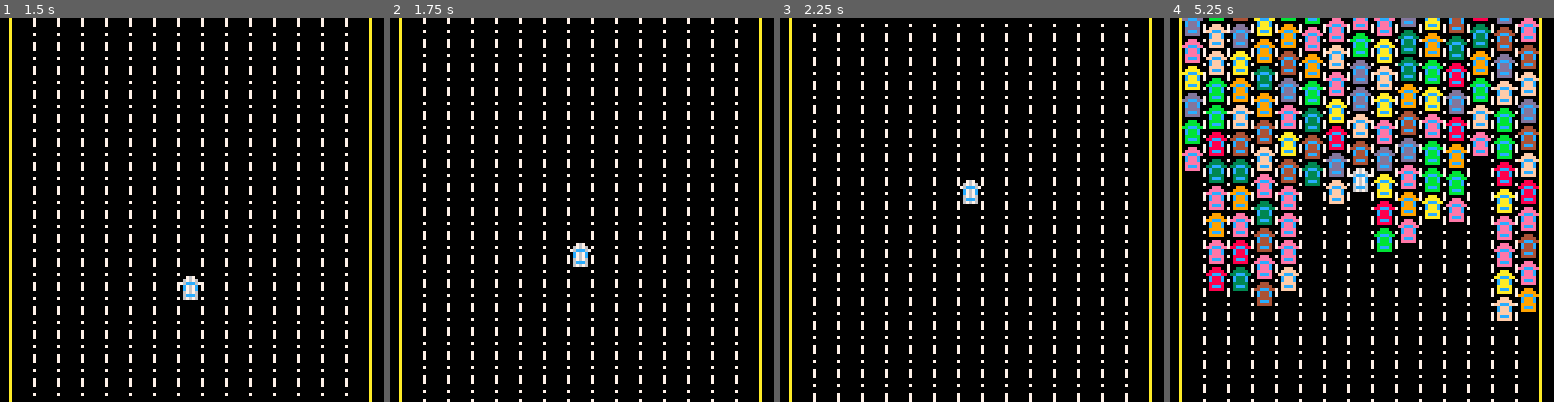
Above: before the commit, frames 1-4 (left to right).
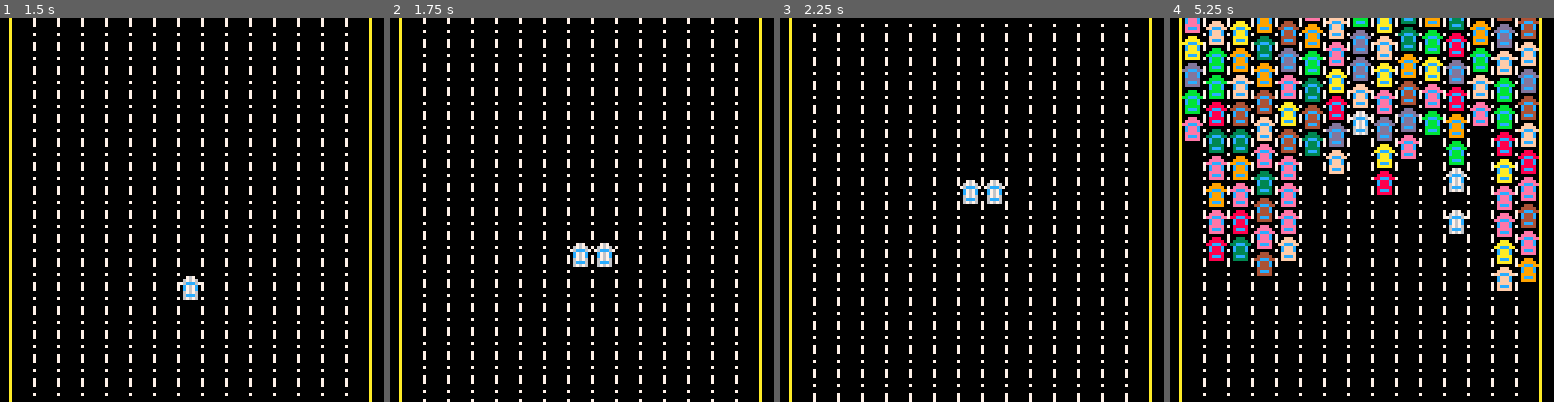
Above: after the commit, the same moments.

Repository: jcwilk/traffic_world
Game: PICO-8 cartridge traffic_world.p8
Same seed, same stepped clock (60 frames per second), same inputs: the game is played once before the commit and once after it.
Inputs:
- Up to frame 1 (1.5 s): no input
- Up to frame 2 (1.75 s): hold Right from 1.6 s (still down)
- Up to frame 3 (2.25 s): release Right at 2.1 s
- Up to frame 4 (5.25 s): hold Right 2.47-3.03 s; hold Left 3.08-3.58 s; hold Right 4.02-4.68 s; hold Left from 5.08 s (still down)

Frame 1 is identical in both runs. In frame 2, 0.2% of the frame differs, in the area x 53-59%, y 58-65%; in frame 3, 0.2%; in frame 4, 41%, in the area x 3-97%, y 0-100%.

Commit message:
Mostly working so slide between lanes

Diff:
--- /dev/null
+++ b/lanes.lua
@@ -0,0 +1,109 @@
+-- START LIB
+make_lane = (function()
+  local car_space_height = 9
+  local offset_threshold = 30
+  local min_velocity = .25
+  local max_velocity = .5
+
+  local function draw_lane(lane)
+    local car
+    local total_offset = lane.offset
+    local first_to_draw = flr((camera_y-total_offset) / car_space_height)
+    local last_to_draw = first_to_draw + ceil(128 / car_space_height) + 1
+
+    if #lane.cars > 0 and last_to_draw >= 1 and first_to_draw <= #lane.cars then
+      first_to_draw = max(1,first_to_draw)
+      last_to_draw = min(#lane.cars,last_to_draw)
+
+      for i=first_to_draw,last_to_draw do
+        lane.cars[i].renderer:draw()
+      end
+    end
+  end
+
+  local function update_lane(lane)
+    lane.offset+=lane.v
+    if lane.offset > offset_threshold and lane.v > -min_velocity then
+      lane.v-= rnd(max_velocity-min_velocity)
+    elseif lane.offset < -offset_threshold and lane.v < min_velocity then
+      lane.v+= rnd(max_velocity-min_velocity)
+    end
+  end
+
+  local function try_lane_switch_from_neighbors(lane)
+    -- local
+    -- for i in all({lane.index-1,lane.index+1}) do
+
+    -- end
+  end
+
+  local function get_tail_y(lane)
+    return lane.offset + #lane.cars * car_space_height
+  end
+
+  local function lane_renderer_draw(renderer)
+    renderer.car:draw(lane_index_to_car_x(renderer.lane.index),renderer:get_y())
+  end
+
+  local function lane_renderer_get_y(renderer)
+    return renderer.lane.offset + (renderer.car_index-1) * car_space_height
+  end
+
+  local function make_lane_renderer(lane,car,car_index)
+    return {
+      lane=lane,
+      car=car,
+      car_index=car_index,
+      draw=lane_renderer_draw,
+      get_y=lane_renderer_get_y
+    }
+  end
+
+  local function lane_append_car(lane,car)
+    car.renderer = make_lane_renderer(lane,car,#lane.cars+1)
+    add(lane.cars,car)
+  end
+
+  local function get_car_index_at_y(lane,y)
+    return ceil((y-lane.offset) / car_space_height)
+  end
+
+  local function lane_crash_in(lane,car)
+    local y = car.renderer:get_y()
+    local target_car_index = lane:get_car_index_at_y(y)
+    if target_car_index <= #lane.cars then
+      local car_i
+      for i=#lane.cars,target_car_index,-1 do
+        car_i = lane.cars[i]
+        floaters.make(make_floater(car_i,lane.index,car_i.renderer:get_y()))
+        lane.cars[i] = nil
+      end
+    end
+    joiners.make(make_joiner(car,lane.index,y))
+
+    --TODO - handle the case of switching lanes into the front of the herd
+  end
+
+  return function(index, car_count)
+    local obj = {
+      draw=draw_lane,
+      update=update_lane,
+      cars={},
+      offset=(rnd(2)-1)*offset_threshold,
+      index=index,
+      v=rnd(max_velocity - min_velocity)+min_velocity,
+      get_tail_y=get_tail_y,
+      append_car=lane_append_car,
+      get_car_index_at_y=get_car_index_at_y,
+      crash_in=lane_crash_in
+    }
+    if (rnd(1) > .5) then
+      obj.v = -obj.v
+    end
+    for i=1,car_count do
+      obj:append_car(make_car())
+    end
+    return obj
+  end
+end)()
+-- END LIB
--- a/main.lua
+++ b/main.lua
@@ -46,89 +46,9 @@
   end
 end)()
 
-local function lane_index_to_car_x(index)
+function lane_index_to_car_x(index)
   return index*8-4
 end
-
-make_lane = (function()
-  local car_space_height = 9
-  local offset_threshold = 30
-  local min_velocity = .25
-  local max_velocity = .5
-
-  local function draw_lane(lane)
-    local car
-    local total_offset = lane.offset
-    local first_to_draw = flr((camera_y-total_offset) / car_space_height)
-    local last_to_draw = first_to_draw + ceil(128 / car_space_height) + 1
-
-    if #lane.cars > 0 and last_to_draw >= 1 and first_to_draw <= #lane.cars then
-      first_to_draw = max(1,first_to_draw)
-      last_to_draw = min(#lane.cars,last_to_draw)
-
-      for i=first_to_draw,last_to_draw do
-        lane.cars[i].renderer:draw()
-      end
-    end
-  end
-
-  local function update_lane(lane)
-    lane.offset+=lane.v
-    if lane.offset > offset_threshold and lane.v > -min_velocity then
-      lane.v-= rnd(max_velocity-min_velocity)
-    elseif lane.offset < -offset_threshold and lane.v < min_velocity then
-      lane.v+= rnd(max_velocity-min_velocity)
-    end
-  end
-
-  local function get_tail_y(lane)
-    return lane.offset + #lane.cars * car_space_height
-  end
-
-  local function lane_renderer_draw(renderer)
-    renderer.car:draw(lane_index_to_car_x(renderer.lane.index),renderer:get_y())
-  end
-
-  local function lane_renderer_get_y(renderer)
-    return renderer.lane.offset + (renderer.car_index-1) * car_space_height
-  end
-
-  local function make_lane_renderer(lane,car,car_index)
-    return {
-      lane=lane,
-      car=car,
-      car_index=car_index,
-      draw=lane_renderer_draw,
-      get_y=lane_renderer_get_y
-    }
-  end
-
-  local function lane_append_car(lane,car)
-    car.renderer = make_lane_renderer(lane,car,#lane.cars+1)
-    add(lane.cars,car)
-  end
-
-  return function(index, car_count)
-    local obj = {
-      draw=draw_lane,
-      update=update_lane,
-      cars={},
-      offset=(rnd(2)-1)*offset_threshold,
-      index=index,
-      v=rnd(max_velocity - min_velocity)+min_velocity,
-      get_tail_y=get_tail_y,
-      append_car=lane_append_car
-    }
-    if (rnd(1) > .5) then
-      obj.v = -obj.v
-    end
-    local car
-    for i=1,car_count do
-      obj:append_car(make_car())
-    end
-    return obj
-  end
-end)()
 
 make_joiner = (function()
   local speed=.7
@@ -159,7 +79,8 @@
     }
     local joiner_renderer = {
       get_y=joiner_renderer_get_y,
-      joiner=obj
+      joiner=obj,
+      draw=function() end
     }
     car.renderer = joiner_renderer
     return obj
@@ -193,7 +114,7 @@
       draw=draw_floater
     }
     local floater_renderer = {
-      get_y=joiner_renderer_get_y,
+      get_y=floater_renderer_get_y,
       floater=obj
     }
     car.renderer = floater_renderer
@@ -211,6 +132,19 @@
   joiners:each(function(j)
     j:update()
   end)
+  floaters:each(function(f)
+    f:update()
+  end)
+
+  if btnp(0) and player_lane > 1 then
+    lanes[player_lane].cars[#lanes[player_lane].cars] = nil
+    lanes[player_lane-1]:crash_in(player_car)
+    player_lane-=1
+  elseif btnp(1) and player_lane < #lanes then
+    lanes[player_lane].cars[#lanes[player_lane].cars] = nil
+    lanes[player_lane+1]:crash_in(player_car)
+    player_lane+=1
+  end
 
   if is_intro and player_car.renderer:get_y()-50 < camera_y then
     is_intro = false
@@ -232,6 +166,9 @@
   joiners:each(function(j)
     j:draw()
   end)
+  floaters:each(function(f)
+    f:draw()
+  end)
   line(3,camera_y,3,camera_y+127,10)
   line(123,camera_y,123,camera_y+127,10)
 end
--- a/traffic_world.p8
+++ b/traffic_world.p8
@@ -67,58 +67,7 @@
 
 -- end ext
 
--- start ext ./main.lua
-function _init()
- ground_offset=0
- lanes={}
- joiners=make_pool()
- floaters=make_pool()
- update_camera_y(400)
- is_intro=true
-
- for i=1,15 do
-  add(lanes,make_lane(i,40))
- end
-
- player_car = make_car()
- player_car.sprite_id = 7
- player_lane=8
-
- joiners.make(make_joiner(player_car,player_lane,550))
-end
-
-function update_camera_y(new_y)
- camera_y = new_y
- camera(0,new_y)
-end
-
-make_car = (function()
- local function draw_car(car,x,y)
-  pal(8,car.color)
-  spr(car.sprite_id,x,y)
- end
-
- local function update_car(car)
-
- end
-
- local allowed_colors = {3,4,8,9,10,11,13,14,15}
-
- return function()
-  local obj = {
-   draw=draw_car,
-   color=allowed_colors[ceil(rnd(#allowed_colors))],
-   update=update_car,
-   sprite_id=6
-  }
-  return obj
- end
-end)()
-
-local function lane_index_to_car_x(index)
- return index*8-4
-end
-
+-- start ext ./lanes.lua
 make_lane = (function()
  local car_space_height = 9
  local offset_threshold = 30
@@ -148,6 +97,13 @@
   elseif lane.offset < -offset_threshold and lane.v < min_velocity then
    lane.v+= rnd(max_velocity-min_velocity)
   end
+ end
+
+ local function try_lane_switch_from_neighbors(lane)
+  -- local
+  -- for i in all({lane.index-1,lane.index+1}) do
+
+  -- end
  end
 
  local function get_tail_y(lane)
@@ -175,6 +131,26 @@
  local function lane_append_car(lane,car)
   car.renderer = make_lane_renderer(lane,car,#lane.cars+1)
   add(lane.cars,car)
+ end
+
+ local function get_car_index_at_y(lane,y)
+  return ceil((y-lane.offset) / car_space_height)
+ end
+
+ local function lane_crash_in(lane,car)
+  local y = car.renderer:get_y()
+  local target_car_index = lane:get_car_index_at_y(y)
+  if target_car_index <= #lane.cars then
+   local car_i
+   for i=#lane.cars,target_car_index,-1 do
+    car_i = lane.cars[i]
+    floaters.make(make_floater(car_i,lane.index,car_i.renderer:get_y()))
+    lane.cars[i] = nil
+   end
+  end
+  joiners.make(make_joiner(car,lane.index,y))
+
+  --TODO - handle the case of switching lanes into the front of the herd
  end
 
  return function(index, car_count)
@@ -186,18 +162,72 @@
    index=index,
    v=rnd(max_velocity - min_velocity)+min_velocity,
    get_tail_y=get_tail_y,
-   append_car=lane_append_car
+   append_car=lane_append_car,
+   get_car_index_at_y=get_car_index_at_y,
+   crash_in=lane_crash_in
   }
   if (rnd(1) > .5) then
    obj.v = -obj.v
   end
-  local car
   for i=1,car_count do
    obj:append_car(make_car())
   end
   return obj
  end
 end)()
+-- end ext
+
+-- start ext ./main.lua
+function _init()
+ ground_offset=0
+ lanes={}
+ joiners=make_pool()
+ floaters=make_pool()
+ update_camera_y(400)
+ is_intro=true
+
+ for i=1,15 do
+  add(lanes,make_lane(i,40))
+ end
+
+ player_car = make_car()
+ player_car.sprite_id = 7
+ player_lane=8
+
+ joiners.make(make_joiner(player_car,player_lane,550))
+end
+
+function update_camera_y(new_y)
+ camera_y = new_y
+ camera(0,new_y)
+end
+
+make_car = (function()
+ local function draw_car(car,x,y)
+  pal(8,car.color)
+  spr(car.sprite_id,x,y)
+ end
+
+ local function update_car(car)
+
+ end
+
+ local allowed_colors = {3,4,8,9,10,11,13,14,15}
+
+ return function()
+  local obj = {
+   draw=draw_car,
+   color=allowed_colors[ceil(rnd(#allowed_colors))],
+   update=update_car,
+   sprite_id=6
+  }
+  return obj
+ end
+end)()
+
+function lane_index_to_car_x(index)
+ return index*8-4
+end
 
 make_joiner = (function()
  local speed=.7
@@ -228,7 +258,8 @@
   }
   local joiner_renderer = {
    get_y=joiner_renderer_get_y,
-   joiner=obj
+   joiner=obj,
+   draw=function() end
   }
   car.renderer = joiner_renderer
   return obj
@@ -262,7 +293,7 @@
    draw=draw_floater
   }
   local floater_renderer = {
-   get_y=joiner_renderer_get_y,
+   get_y=floater_renderer_get_y,
    floater=obj
   }
   car.renderer = floater_renderer
@@ -280,6 +311,19 @@
  joiners:each(function(j)
   j:update()
  end)
+ floaters:each(function(f)
+  f:update()
+ end)
+
+ if btnp(0) and player_lane > 1 then
+  lanes[player_lane].cars[#lanes[player_lane].cars] = nil
+  lanes[player_lane-1]:crash_in(player_car)
+  player_lane-=1
+ elseif btnp(1) and player_lane < #lanes then
+  lanes[player_lane].cars[#lanes[player_lane].cars] = nil
+  lanes[player_lane+1]:crash_in(player_car)
+  player_lane+=1
+ end
 
  if is_intro and player_car.renderer:get_y()-50 < camera_y then
   is_intro = false
@@ -300,6 +344,9 @@
  for lane in all(lanes) do lane:draw() end
  joiners:each(function(j)
   j:draw()
+ end)
+ floaters:each(function(f)
+  f:draw()
  end)
  line(3,camera_y,3,camera_y+127,10)
  line(123,camera_y,123,camera_y+127,10)
